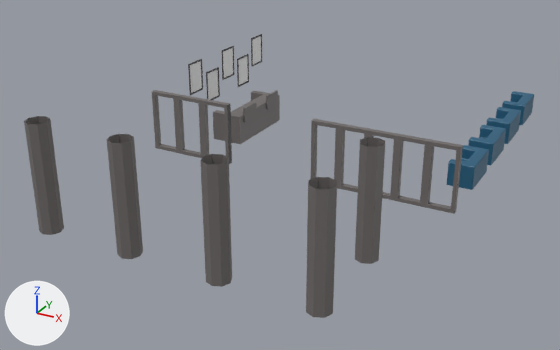
Renders of the FBX model Assets/3D_Models/Levels/reception.fbx from each side of a commit.
Both versions are drawn from a 50 mm camera at (19.3, -57.7, 18.2) aimed at (-1.2, -20.5, -0.4). The lights are fixed; the arrows at lower left show +X, +Y and +Z. Where no turn or scale is listed for an object, it has been applied to the vertices. Vertices at the same position are counted once.

The first picture shows 'reception'.
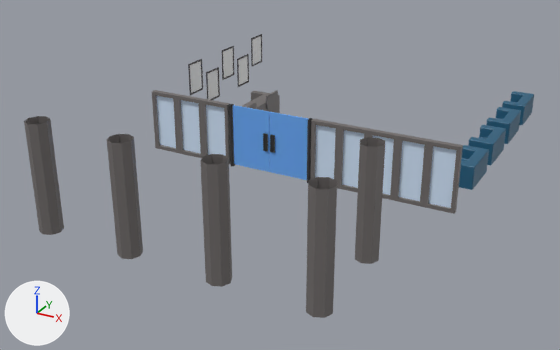
Boxes (x1, y1, x2, y2) around the edits, measured in the pictures (560 x 350 px):
'doorIn2', added (blue)
    after: (270, 112, 313, 183)
'doorIn1', added (blue)
    after: (229, 104, 270, 172)
part 1 of me_reception, added (blue)
    after: (156, 96, 456, 208)

What the commit changed:
Material 'glass' (mat_glass) is new.
Its base color is (0.665, 0.809, 1.0) (blue #d5e8ff).
me_reception is used by ob_reception; location (0.0, 0.0, 0.0).
me_reception had 824 vertices, 737 faces and spanned x -9.7..9.7, y -33.4..-3.0, z 0.0..5.8.
me_reception now has 888 vertices, 785 faces and spans x -9.7..9.7, y -33.4..-3.0, z 0.0..5.8.
Part 1, on me_reception:
64 vertices are added at x -9.5..9.5, y -21.2..-21.1, z 0.2..3.5.
48 new faces join them, mat_glass (blue #d5e8ff).
me_reception now uses material mat_glass (blue #d5e8ff).
Mesh me_lvl3_008 is new.
It has 32 vertices, 22 faces and spans x -0.11..2.57, y -0.17..0.17, z 0.0..3.84.
It uses material mat_mainmat (picture img_imphenziapalette01_png).
Mesh me_lvl3_007 is new.
It has 32 vertices, 22 faces and spans x -2.57..0.11, y -0.17..0.17, z 0.0..3.84.
It uses material mat_mainmat (picture img_imphenziapalette01_png).
Object 'doorIn1' (ob_doorin1) is new; it shows me_lvl3_008.
Its location is (-4.04, -21.18, -0.09).
Object 'doorIn2' (ob_doorin2) is new; it shows me_lvl3_007.
Its location is (1.12, -21.18, -0.09).
